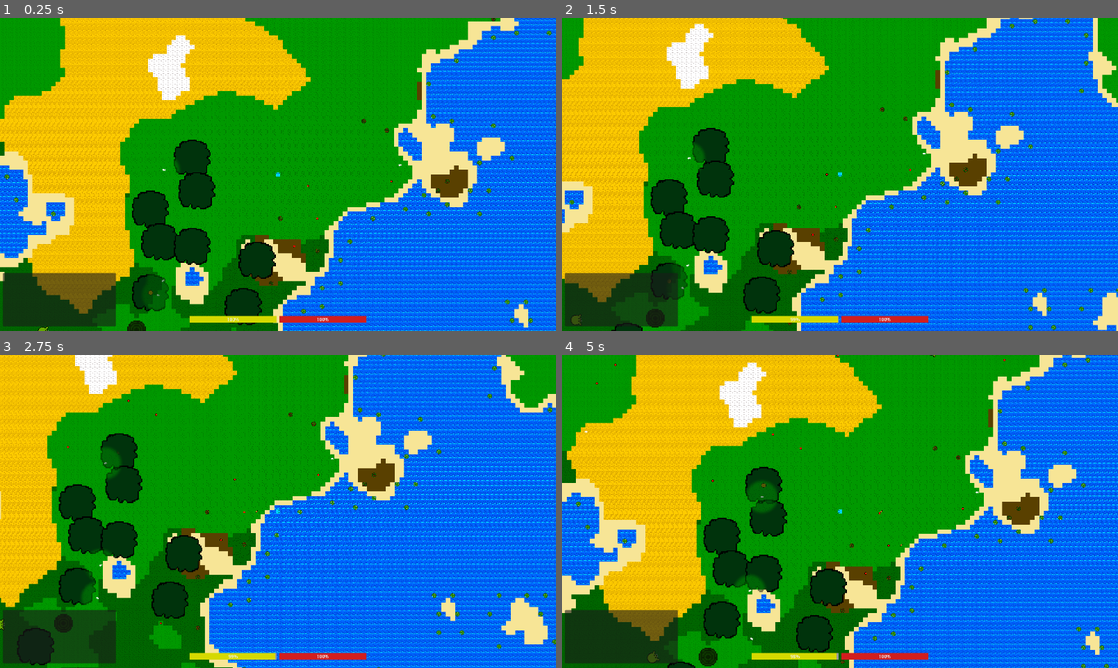
Above: before the commit, frames 1-4 (two rows, left to right).
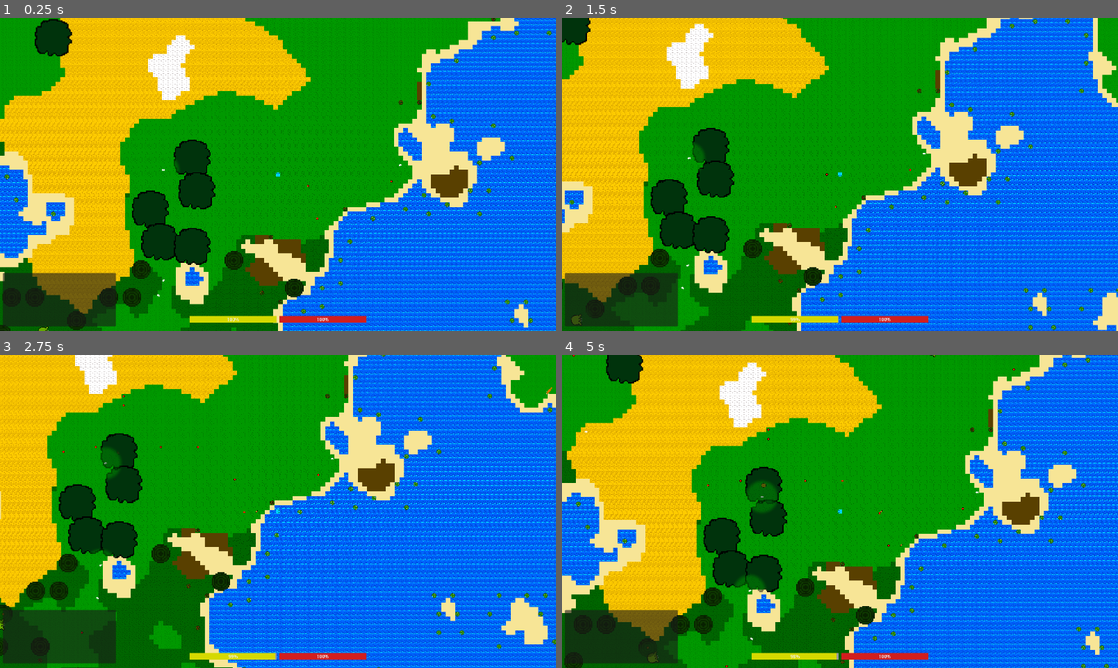
Above: after the commit, the same moments.

Repository: Kyhel/lost-in-pixels
Game: Godot game, scene res://scenes/game.tscn
Same seed, same stepped clock (60 frames per second), same inputs: the game is played once before the commit and once after it.
Inputs:
- Up to frame 1 (0.25 s): no input
- Up to frame 2 (1.5 s): tap Enter at 0.5 s; hold Right (ui_right) 0.53-1.28 s; hold F (attack) 0.53-1.28 s; hold Down (ui_down) from 1.28 s (still down); tap E (interact) at 1.35 s
- Up to frame 3 (2.75 s): release Down (ui_down) at 2.03 s; hold Right (ui_right) from 2.03 s (still down); tap Q (spawn_carrot) at 2.1 s
- Up to frame 4 (5 s): release Right (ui_right) at 2.78 s; hold Up (ui_up) 2.78-3.53 s; tap F (attack) at 2.85 s; hold Left (ui_left) from 3.53 s (still down); tap E (interact) at 3.6 s; tap Q (spawn_carrot) at 4.35 s

The runs differ from the first frame. In frame 1, 3.4% of the frame differs, in the area x 0-81%, y 0-100%; in frame 2, 2.9%; in frame 3, 3.1%; in frame 4, 3.7%, in the area x 0-83%, y 0-100%.

Commit message:
Fix tree spawning on wrong tiles

Diff:
--- a/world/nature/tree_generator.gd
+++ b/world/nature/tree_generator.gd
@@ -44,12 +44,10 @@
 			var global_x:int = chunk_position.x * chunk_size + x
 			var global_y:int = chunk_position.y * chunk_size + y
 
-			var tile_coords: Vector2i = ChunkManager.get_tile_coords_in_chunk_from_world_pos(
-				Vector2(global_x, global_y)
-			)
-
-			var biome := _chunk.get_biome(tile_coords.x, tile_coords.y)
-			var tile_type := _chunk.get_tile_type(tile_coords.x, tile_coords.y)
+			# Local chunk indices (x, y); do not use get_tile_coords_in_chunk_from_world_pos here —
+			# that helper expects pixel positions, while global_* are world tile coordinates.
+			var biome := _chunk.get_biome(x, y)
+			var tile_type := _chunk.get_tile_type(x, y)
 
 			if should_spawn_tree(global_x, global_y, tile_type, biome):
 				var tree_type = get_tree_type(biome)
--- a/world/world_generator.gd
+++ b/world/world_generator.gd
@@ -106,7 +106,9 @@
 	LAVA,
 	TOXIC,
 	WATER,
-	DEAD
+	DEAD,
+	SWAMP,
+	TUNDRA,
 }
 
 var terrain_noise := FastNoiseLite.new()
@@ -155,6 +157,10 @@
 			return Biome.TOXIC
 		WorldGenerator.TileType.DEAD:
 			return Biome.DEAD
+		WorldGenerator.TileType.SWAMP:
+			return Biome.SWAMP
+		WorldGenerator.TileType.TUNDRA:
+			return Biome.TUNDRA
 		_:
 			return Biome.PLAINS
 
